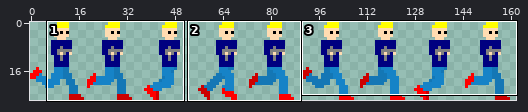
One commit to this sprite sheet: rawImages/player-running-right.png. The picture above shows the old version from afar; the outline marks the close-up.
Close-up. First the earlier version:
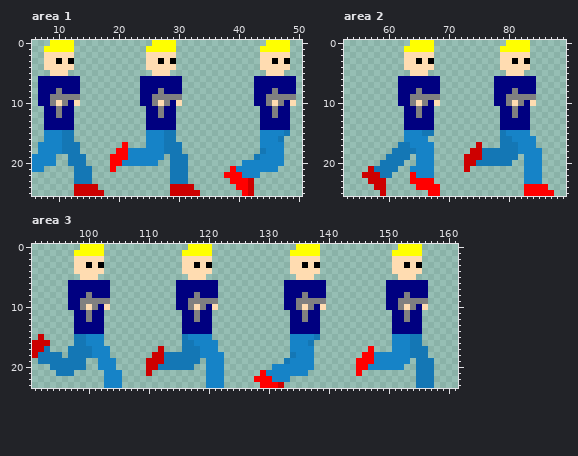
The file is 162x26 pixels. Shown: area 1: x 6..50, y 0..25; area 2: x 53..89, y 0..25; area 3: x 91..161, y 0..23.
The same view after the edit:
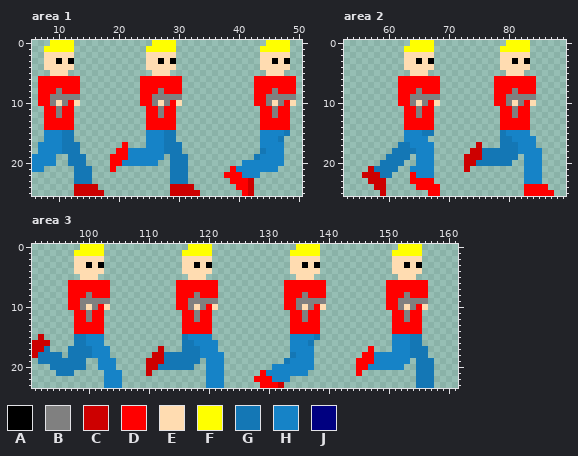
Palette (. is transparent): A #000000  B #808080  C #cd0000  D #ff0000  E #ffdcb1  F #ffff00  G #1477b5  H #1683c7  J #000080
Changes in this commit:
Changed rows in their new state; - is an unchanged pixel.
Area 1:
first column x 7:
 6 DDDDDDD----------DDDDDDD------------DDDDDDD
 7 DDDDDDD----------DDDDDDD------------DDDDDDD
 8 DDD-DDD----------DDD-DDD------------DDD-DDD
 9 DD---------------DD-----------------DD-----
10 DD---D-----------DD---D-------------DD---D-
11 -DD-DD------------DD-DD--------------DD-DD-
12 -DD-DD------------DD-DD--------------DD-DD-
13 -DDDDD------------DDDDD--------------DDDDD-
14 -DDDDD------------DDDDD--------------DDDDD-
Area 2:
first column x 62:
 6 DDDDDDD---------DDDDDDD
 7 DDDDDDD---------DDDDDDD
 8 DDD-DDD---------DDD-DDD
 9 DD--------------DD-----
10 DD---D----------DD---D-
11 -DD-DD-----------DD-DD-
12 -DD-DD-----------DD-DD-
13 -DDDDD-----------DDDDD-
14 -DDDDD-----------DDDDD-
Area 3:
first column x 97:
 6 DDDDDDD-----------DDDDDDD-----------DDDDDDD----------DDDDDDD
 7 DDDDDDD-----------DDDDDDD-----------DDDDDDD----------DDDDDDD
 8 DDD-DDD-----------DDD-DDD-----------DDD-DDD----------DDD-DDD
 9 DD----------------DD----------------DD---------------DD-----
10 DD---D------------DD---D------------DD---D-----------DD---D-
11 -DD-DD-------------DD-DD-------------DD-DD------------DD-DD-
12 -DD-DD-------------DD-DD-------------DD-DD------------DD-DD-
13 -DDDDD-------------DDDDD-------------DDDDD------------DDDDD-
14 -DDDDD-------------DDDDD-------------DDDDD------------DDDDD-
